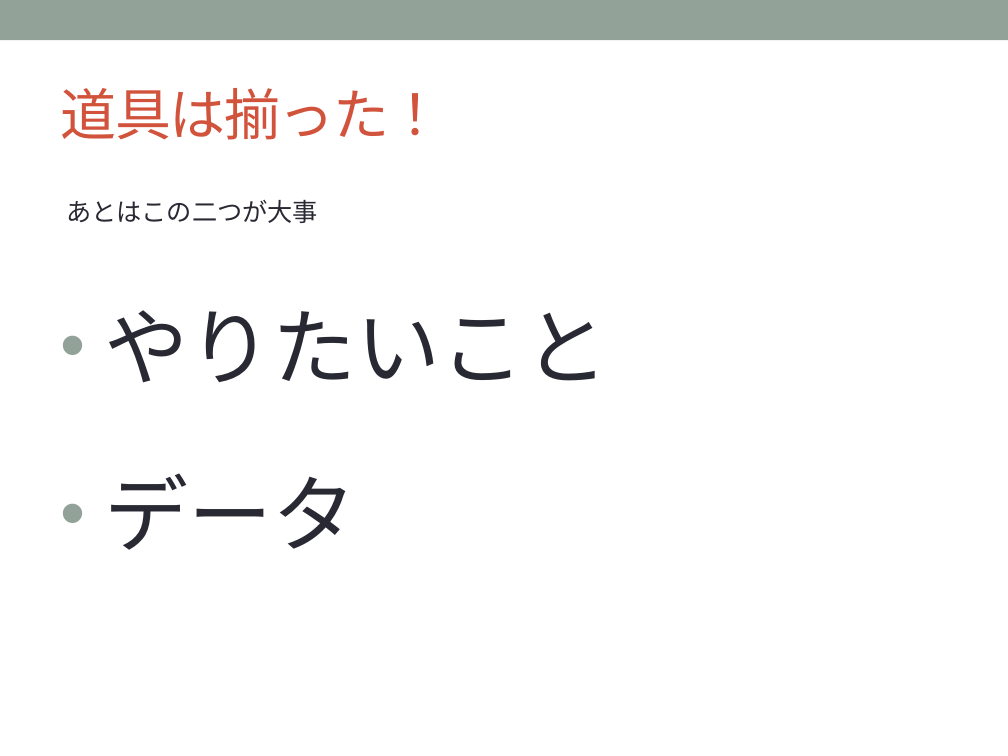
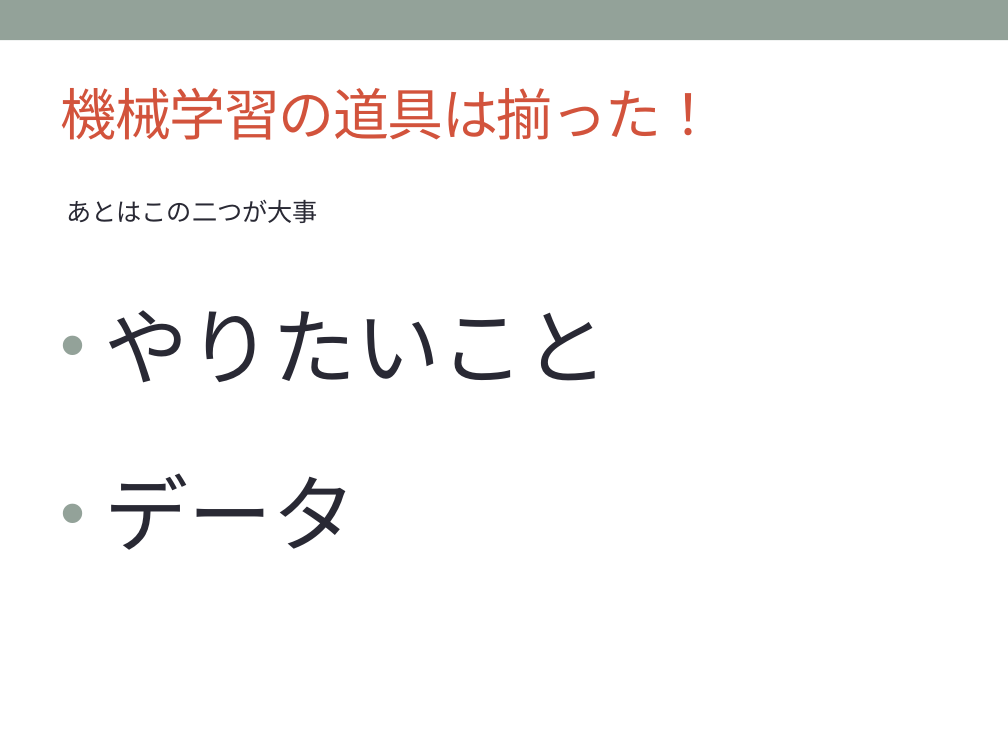
Before and after one commit to sakapun/nds51, a slide deck: slide 12 of 入門系の本を一冊も読まず.pptx. Drawn at 1008x756 pixels with LibreOffice and Linux fonts; fonts in the diff are those of the drawing. Boxes give left, top, right and bottom in pixels: in the first picture for what was removed or moved away, otherwise in the second. Text is boxed around its words. In the diff, an @@ line names an element or a change of style, - is before the commit and + after.

```diff
--- a/入門系の本を一冊も読まず.pptx
+++ b/入門系の本を一冊も読まず.pptx
@@ title at box(60, 88, 716, 140): text changed @@
-道具は揃った！
+機械学習の道具は揃った！
```
Also in this commit, not shown: 1 other slide changed, 1 other file.
